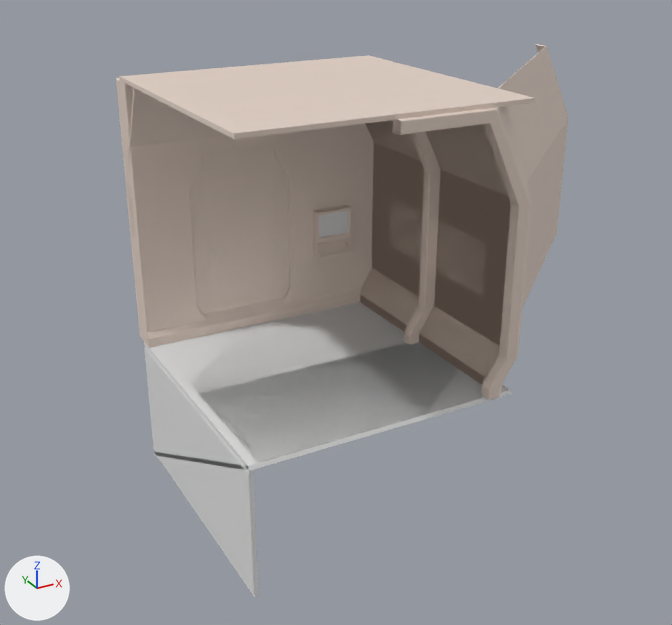
Two versions of the FBX model Stowaway/Content/Assets/Ship.fbx, one commit apart.
Camera for both pictures: a 50 mm camera at (-5.7, -10.93, 6.24) aimed at (0.4, 0.16, 0.7). The axes (+X, +Y, +Z) are drawn at lower left. The lights are the same throughout. Where no turn or scale is listed for an object, it has been applied to the vertices.

Objects in the first picture: 'Ceiling', 'Connector', 'Connector_Corner', 'Door', 'Ground', 'Ground_L', 'Wall', 'Wall_Corner', 'Wall_Door', 'Wall_DoorConsole', 'Wall_Expand', 'Wall_Window'.
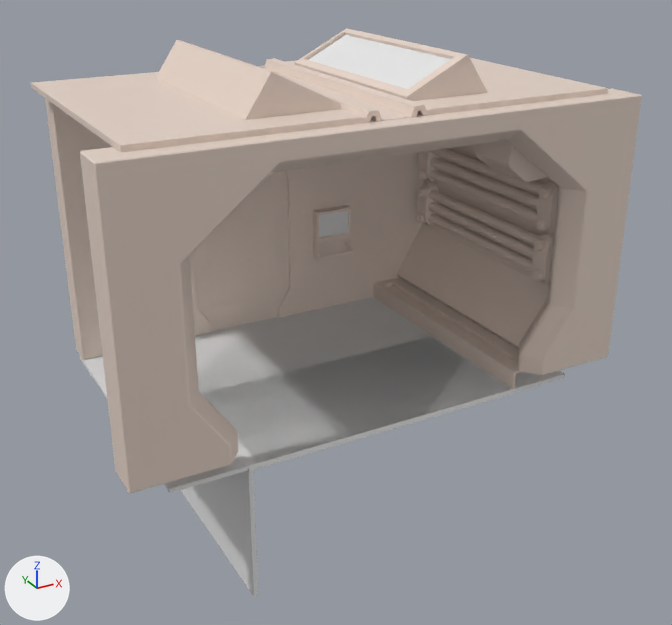
What differs and where, as boxes [x1, y1, x2, y2] in the pictures (672 x 625 px; the box of a moved part takes in the faces that stretch with it):
'Connector', reshaped
    before: [404, 132, 440, 345]
    after: [80, 88, 642, 493]
'Wall_Door', reshaped (47% wider, 10% taller)
    before: [116, 78, 374, 346]
    after: [45, 66, 424, 360]
'Ceiling', reshaped, rescaled (39% wider, 47% taller)
    before: [119, 55, 535, 139]
    after: [31, 28, 608, 152]
'Ground', rescaled (33% wider, 18% taller)
    before: [144, 302, 509, 468]
    after: [80, 297, 565, 493]
'Wall', reshaped (20% wider, 7% shorter)
    before: [360, 120, 510, 383]
    after: [373, 144, 553, 389]
'Wall_Corner', deleted
    before: [128, 88, 511, 385]
'Wall_Window', deleted
    before: [360, 122, 511, 383]
'Wall_Expand', deleted
    before: [486, 44, 568, 377]
'Connector_Corner', deleted
    before: [393, 106, 531, 400]
'Wall_Pipes', added
    after: [428, 149, 544, 272]
'Wall_Holders', added
    after: [417, 151, 559, 283]
'Wall_Vents', added
    after: [475, 140, 548, 182]
'Wall_Bolts', added
    after: [416, 170, 552, 281]
part 1 of me_plane_022, moved or reshaped
    before: [275, 123, 374, 304]
    after: [280, 152, 424, 317]
part 2 of me_plane_022, moved or reshaped
    before: [116, 78, 207, 346]
    after: [45, 98, 211, 360]
part 4 of me_plane_015, built on
    before: [360, 120, 510, 383]
    after: [373, 144, 553, 389]
part 6 of me_plane_002, added
    after: [31, 28, 608, 152]
part 7 of me_plane_002, deleted
    before: [119, 55, 535, 139]

Edits to the bpy script that builds the scene:
```text
Change me_plane_015:
    remove me_plane_015.from_pydata(...)  # 20 vertices, 18 faces; spans x 1.35..2.03, y -2.0..2.0, z 0.0..4.01
    remove me_plane_015.materials.append(mat_wall)  # white #e7d5c9
    add me_plane_015.from_pydata(...)  # 740 vertices, 760 faces; spans x 1.85..3.05, y -2.0..2.0, z 0.0..4.0
    me_plane_015 part 4: 20 vertices removed from x 1.35..2.03, y -2.0..2.0, z 0.0..4.01; 740 vertices added at x 1.85..3.05, y -2.0..2.0, z 0.0..4.0
    me_plane_015 part 5: the surface is now shaded smooth
    add me_plane_015.materials.append(mat_m_wall)  # white #e7d5c9
    add me_plane_015.materials.append(mat_m_grate)  # white #e7d5c9
Change me_plane_022:
    where me_plane_022.from_pydata(...)  # 312 vertices, 339 faces; spans x -2.0..2.0, y 1.8..2.2, z 0.0..4.0
    remove me_plane_022.materials.append(mat_wall)  # white #e7d5c9
    me_plane_022 part 1: all 36 vertices in x 1.99..2.0, y 1.8..2.2, z 0.0..4.0 are moved by (1.0, 0.0, 0.0)
    me_plane_022 part 2: all 36 vertices in x -2.0..-1.99, y 1.8..2.2, z 0.0..4.0 are moved by (-1.0, 0.0, 0.0)
    add me_plane_022.materials.append(mat_m_wall)  # white #e7d5c9
Change me_plane_002:
    used by ob_ceiling; location = (0.0, 0.0, 0.0); scale = (2.0, 2.0, 2.0)
    remove me_plane_002.from_pydata(...)  # 8 vertices, 6 faces; spans x -1.0..1.0, y -1.0..1.0, z 2.0..2.03
    remove me_plane_002.materials.append(mat_ceiling)  # white #e7d5c9
    add me_plane_002.from_pydata(...)  # 1448 vertices, 1438 faces; spans x -3.2..3.2, y -2.0..2.0, z 3.94..4.56
    me_plane_002 part 6: 1448 vertices added at x -3.2..3.2, y -2.0..2.0, z 3.94..4.56
    me_plane_002 part 7: 8 vertices removed from x -1.0..1.0, y -1.0..1.0, z 2.0..2.03
    add me_plane_002.materials.append(mat_m_ceiling)  # white #e7d5c9
    add me_plane_002.materials.append(mat_glass)  # white #e7e7e7
Change me_plane_010:
    remove me_plane_010.from_pydata(...)  # 68 vertices, 66 faces; spans x 0.0..2.0, y -0.08..0.08, z 0.0..4.0
    remove me_plane_010.materials.append(mat_wall)  # white #e7d5c9
    add me_plane_010.from_pydata(...)  # 254 vertices, 262 faces; spans x -3.54..3.54, y -2.27..-1.73, z 0.26..4.0
    me_plane_010 part 3: 68 vertices removed from x 0.0..2.0, y -0.08..0.08, z 0.0..4.0; 254 vertices added at x -3.54..3.54, y -2.27..-1.73, z 0.26..4.0
    add me_plane_010.materials.append(mat_m_connector)  # white #e7d5c9
Remove ob_wall_window:
    ob_wall_window = bpy.data.objects.new('Wall_Window', me_plane_017)
Remove ob_wall_corner:
    ob_wall_corner = bpy.data.objects.new('Wall_Corner', me_plane_016)
Remove ob_connector_corner:
    ob_connector_corner = bpy.data.objects.new('Connector_Corner', me_plane_021)
Change ob_ground:
    ob_ground.scale: (2.0, 2.0, 2.0) -> (3.0, 2.0, 2.0)
Change ob_ceiling:
    ob_ceiling.scale: (2.0, 2.0, 2.0) -> (1.0, 1.0, 1.0)
Remove ob_wall_expand:
    ob_wall_expand = bpy.data.objects.new('Wall_Expand', me_plane_023)
Add ob_wall_pipes:
    ob_wall_pipes = bpy.data.objects.new('Wall_Pipes', me_plane_012)  # 384 vertices, 300 faces; spans x 2.8..2.96, y -1.47..1.47, z 1.36..2.66; in mat_m_pipes (white #e7d5c9)
    ob_wall_pipes.location = (0.0, 0.0, 0.0)
Add ob_wall_holders:
    ob_wall_holders = bpy.data.objects.new('Wall_Holders', me_plane_015_1)  # 944 vertices, 968 faces; spans x 2.75..3.07, y -1.63..1.63, z 1.27..2.75; in mat_m_holders (white #e7d5c9)
    ob_wall_holders.location = (0.0, 0.0, 0.0)
Add ob_wall_bolts:
    ob_wall_bolts = bpy.data.objects.new('Wall_Bolts', me_plane_013_1)  # 1024 vertices, 912 faces; spans x 2.7..2.98, y -1.57..1.57, z 1.33..2.69; in mat_ceiling (white #e7d5c9)
    ob_wall_bolts.location = (0.0, 0.0, 0.0)
Add ob_wall_vents:
    ob_wall_vents = bpy.data.objects.new('Wall_Vents', me_plane_017_1)  # 224 vertices, 224 faces; spans x 1.95..2.97, y -1.65..1.65, z 2.86..3.62; in mat_wall (white #e7d5c9)
    ob_wall_vents.location = (0.0, 0.0, 0.0)
```
